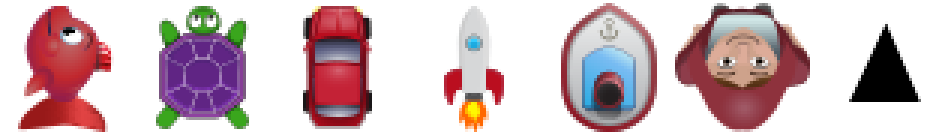
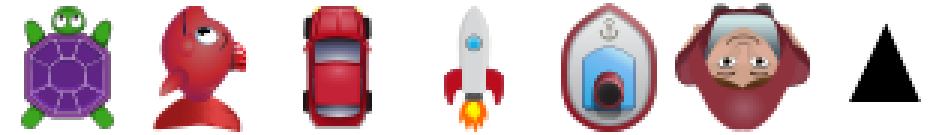
Layered file, before and after one edit (945px x 135px). Changes by layer:
added layer "Pasted Layer #1" above "Layer" over [21,6,114,129]
added layer "turtles.png copy" above "turtles.png" over [153,6,249,132]
painted on "turtles.png" over [18,6,249,132]
